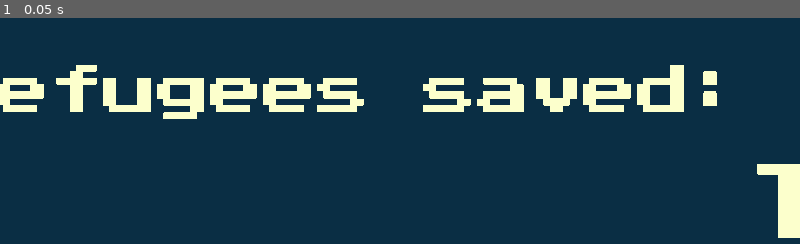
Above: before the commit, frame 1.
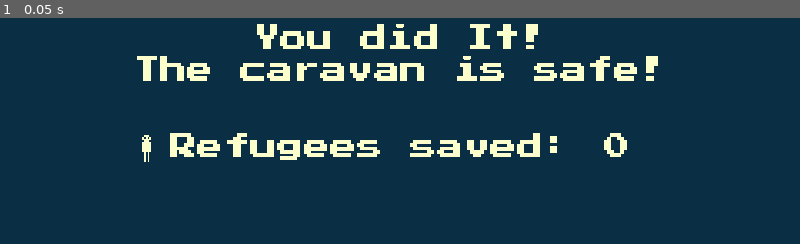
Above: after the commit, the same moment.

Repository: DanX3/1bitjam
Game: Godot game, scene res://scenes/victory.tscn
Two runs of this game, one before a commit and one after it. Both use one fixed random seed, a clock stepped at 60 frames per second and the inputs below. This scene is started directly instead of the project's main scene.
Inputs:
- Up to frame 1 (0.05 s): no input

The runs differ from the first frame. In frame 1, 14% of the frame differs, in the area x 0-100%, y 2-98%.

Commit message:
update victory screen

Diff:
--- a/scenes/caravan.tscn
+++ b/scenes/caravan.tscn
@@ -12,6 +12,21 @@
 
 [sub_resource type="RectangleShape2D" id="RectangleShape2D_4vg50"]
 size = Vector2(37.7921, 69.2942)
+
+[sub_resource type="Animation" id="Animation_hpd2a"]
+length = 0.001
+tracks/0/type = "value"
+tracks/0/imported = false
+tracks/0/enabled = true
+tracks/0/path = NodePath("Sprite2D:position")
+tracks/0/interp = 1
+tracks/0/loop_wrap = true
+tracks/0/keys = {
+"times": PackedFloat32Array(0),
+"transitions": PackedFloat32Array(1),
+"update": 0,
+"values": [Vector2(0, 0)]
+}
 
 [sub_resource type="Animation" id="Animation_v7xwr"]
 resource_name = "walk"
@@ -30,21 +45,6 @@
 "values": [Vector2(0, -1.01903), Vector2(0, 0)]
 }
 
-[sub_resource type="Animation" id="Animation_hpd2a"]
-length = 0.001
-tracks/0/type = "value"
-tracks/0/imported = false
-tracks/0/enabled = true
-tracks/0/path = NodePath("Sprite2D:position")
-tracks/0/interp = 1
-tracks/0/loop_wrap = true
-tracks/0/keys = {
-"times": PackedFloat32Array(0),
-"transitions": PackedFloat32Array(1),
-"update": 0,
-"values": [Vector2(0, 0)]
-}
-
 [sub_resource type="AnimationLibrary" id="AnimationLibrary_6uoqt"]
 _data = {
 "RESET": SubResource("Animation_hpd2a"),
@@ -61,6 +61,21 @@
 [sub_resource type="RectangleShape2D" id="RectangleShape2D_0hjh0"]
 size = Vector2(34.8086, 67.2561)
 
+[sub_resource type="Animation" id="Animation_atj1d"]
+length = 0.001
+tracks/0/type = "value"
+tracks/0/imported = false
+tracks/0/enabled = true
+tracks/0/path = NodePath("Sprite2D:visible")
+tracks/0/interp = 1
+tracks/0/loop_wrap = true
+tracks/0/keys = {
+"times": PackedFloat32Array(0),
+"transitions": PackedFloat32Array(1),
+"update": 1,
+"values": [true]
+}
+
 [sub_resource type="Animation" id="Animation_cpvbi"]
 resource_name = "blink"
 length = 0.6
@@ -75,21 +90,6 @@
 "transitions": PackedFloat32Array(1, 1, 1, 1, 1, 1, 1),
 "update": 1,
 "values": [true, false, true, false, true, false, true]
-}
-
-[sub_resource type="Animation" id="Animation_atj1d"]
-length = 0.001
-tracks/0/type = "value"
-tracks/0/imported = false
-tracks/0/enabled = true
-tracks/0/path = NodePath("Sprite2D:visible")
-tracks/0/interp = 1
-tracks/0/loop_wrap = true
-tracks/0/keys = {
-"times": PackedFloat32Array(0),
-"transitions": PackedFloat32Array(1),
-"update": 1,
-"values": [true]
 }
 
 [sub_resource type="AnimationLibrary" id="AnimationLibrary_k32ay"]
@@ -143,7 +143,7 @@
 theme_override_font_sizes/font_size = 16
 text = "0"
 
-[node name="Sprite2D" type="Sprite2D" parent="CanvasLayer"]
+[node name="refugeeIcon" type="Sprite2D" parent="CanvasLayer"]
 position = Vector2(4, 16)
 texture = SubResource("AtlasTexture_q0gcs")
 
--- a/scenes/victory.tscn
+++ b/scenes/victory.tscn
@@ -1,8 +1,13 @@
-[gd_scene load_steps=5 format=3 uid="uid://dg05uay575ryw"]
+[gd_scene load_steps=7 format=3 uid="uid://dg05uay575ryw"]
 
 [ext_resource type="FontFile" uid="uid://d584xxy53m8x" path="res://assets/ArcadeFont.ttf" id="1_jeo7s"]
 [ext_resource type="Script" path="res://scripts/victory.gd" id="1_ri22c"]
+[ext_resource type="Texture2D" uid="uid://bwdxrektuee17" path="res://assets/icons.png" id="3_drnsq"]
 [ext_resource type="Shader" path="res://library/shaders/black_white.gdshader" id="3_fwj20"]
+
+[sub_resource type="AtlasTexture" id="AtlasTexture_1lg0y"]
+atlas = ExtResource("3_drnsq")
+region = Rect2(18, 4, 7, 18)
 
 [sub_resource type="ShaderMaterial" id="ShaderMaterial_8xr8l"]
 shader = ExtResource("3_fwj20")
@@ -13,59 +18,52 @@
 [node name="victory" type="Node2D"]
 script = ExtResource("1_ri22c")
 
-[node name="Camera2D" type="Camera2D" parent="."]
-position = Vector2(956, 543)
-zoom = Vector2(0.5, 0.5)
+[node name="CanvasLayer" type="CanvasLayer" parent="."]
+follow_viewport_scale = 0.05
 
-[node name="CanvasLayer" type="CanvasLayer" parent="."]
-
-[node name="Panel" type="Panel" parent="CanvasLayer"]
-anchors_preset = 15
-anchor_right = 1.0
-anchor_bottom = 1.0
+[node name="VBoxContainer" type="VBoxContainer" parent="CanvasLayer"]
+anchors_preset = 8
+anchor_left = 0.5
+anchor_top = 0.5
+anchor_right = 0.5
+anchor_bottom = 0.5
+offset_left = -160.0
+offset_top = -30.5
+offset_right = 160.0
+offset_bottom = 30.5
 grow_horizontal = 2
 grow_vertical = 2
 size_flags_horizontal = 4
 size_flags_vertical = 4
 
-[node name="Label" type="Label" parent="CanvasLayer/Panel"]
+[node name="Label" type="Label" parent="CanvasLayer/VBoxContainer"]
 layout_mode = 2
-offset_left = 448.0
-offset_top = 124.0
-offset_right = 1468.0
-offset_bottom = 232.0
-size_flags_horizontal = 4
 size_flags_vertical = 0
 theme_override_fonts/font = ExtResource("1_jeo7s")
-theme_override_font_sizes/font_size = 51
 text = "You did It!
 The caravan is safe!"
 horizontal_alignment = 1
 
-[node name="VBoxContainer" type="VBoxContainer" parent="CanvasLayer/Panel"]
-layout_mode = 1
-anchors_preset = 14
-anchor_top = 0.5
-anchor_right = 1.0
-anchor_bottom = 0.5
-grow_horizontal = 2
-grow_vertical = 2
+[node name="spacing" type="Label" parent="CanvasLayer/VBoxContainer"]
+layout_mode = 2
 
-[node name="refugees" type="HBoxContainer" parent="CanvasLayer/Panel/VBoxContainer"]
+[node name="refugees" type="HBoxContainer" parent="CanvasLayer/VBoxContainer"]
 layout_mode = 2
 size_flags_horizontal = 4
 
-[node name="refugees_message" type="Label" parent="CanvasLayer/Panel/VBoxContainer/refugees"]
+[node name="refugeeIcon" type="Sprite2D" parent="CanvasLayer/VBoxContainer/refugees"]
+position = Vector2(-14, 9)
+texture = SubResource("AtlasTexture_1lg0y")
+
+[node name="refugees_message" type="Label" parent="CanvasLayer/VBoxContainer/refugees"]
 layout_mode = 2
 theme_override_fonts/font = ExtResource("1_jeo7s")
-theme_override_font_sizes/font_size = 32
 text = "Refugees saved: "
 horizontal_alignment = 1
 
-[node name="refugees_counter" type="Label" parent="CanvasLayer/Panel/VBoxContainer/refugees"]
+[node name="refugees_counter" type="Label" parent="CanvasLayer/VBoxContainer/refugees"]
 layout_mode = 2
 theme_override_fonts/font = ExtResource("1_jeo7s")
-theme_override_font_sizes/font_size = 32
 text = "0"
 horizontal_alignment = 2
 
--- a/scripts/victory.gd
+++ b/scripts/victory.gd
@@ -3,7 +3,7 @@
 
 # Called when the node enters the scene tree for the first time.
 func _ready():
-	$CanvasLayer/Panel/VBoxContainer/refugees/refugees_counter.text = str(EventBusInstance.saved_refugees)
+	$CanvasLayer/VBoxContainer/refugees/refugees_counter.text = str(EventBusInstance.saved_refugees)
 
 
 # Called every frame. 'delta' is the elapsed time since the previous frame.
Not shown: 1 places in scenes/caravan.tscn that only renumber resources
